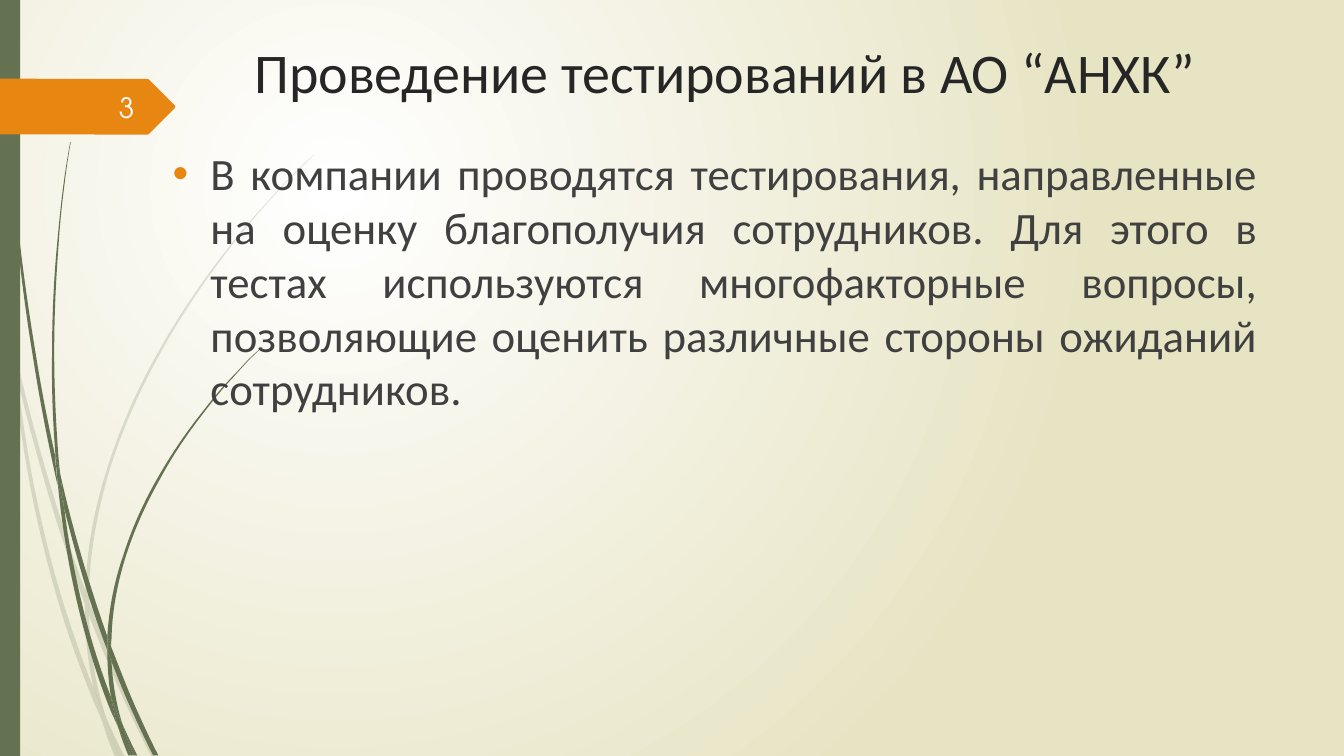
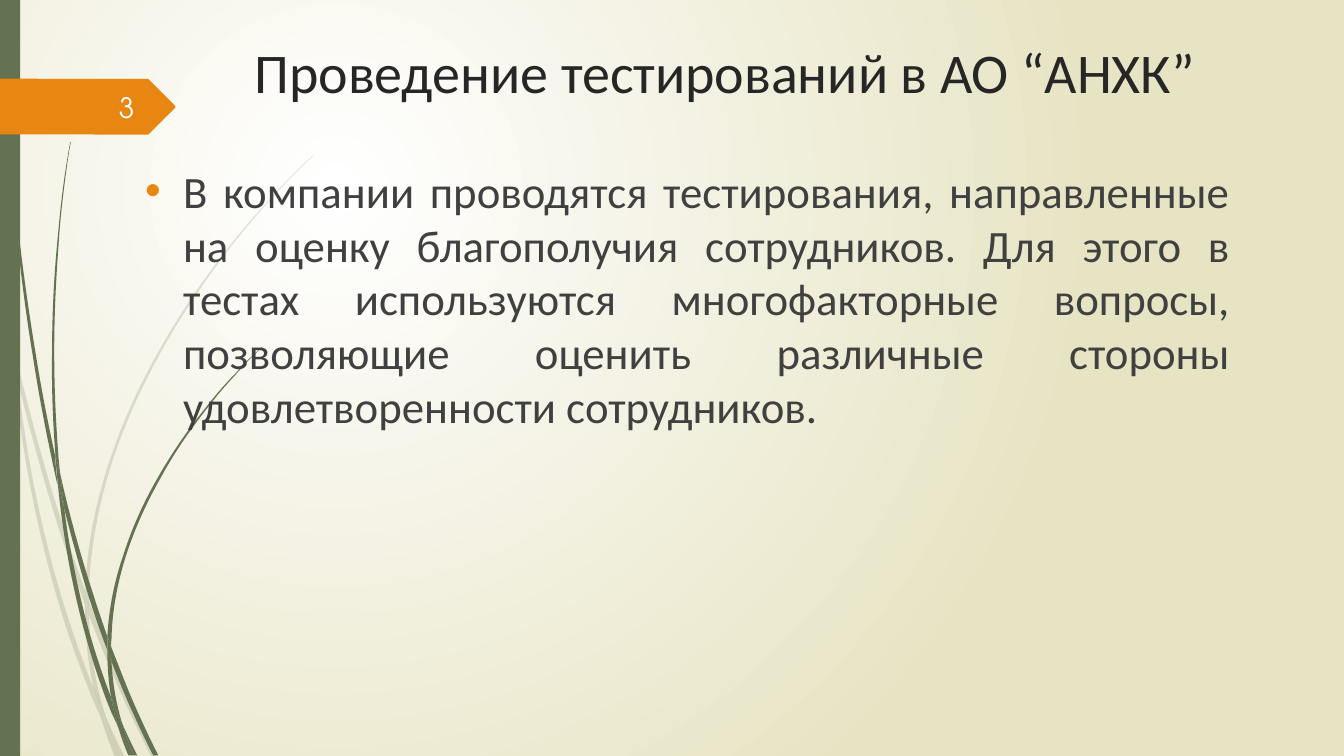
Before and after one commit to Csar9000/Quality-of-life-assessment-system, a slide deck: slide 3 of Документы/Презентация ВКР.pptx. Drawn at 1344x756 pixels with LibreOffice and Linux fonts; fonts in the diff are those of the drawing. Boxes give left, top, right and bottom in pixels: in the first picture for what was removed or moved away, otherwise in the second. Text is boxed around its words. In the diff, an @@ line names an element or a change of style, - is before the commit and + after.

```diff
--- a/Документы/Презентация ВКР.pptx
+++ b/Документы/Презентация ВКР.pptx
@@ text at [183, 179, 1229, 435]: text changed @@
-• В компании проводятся тестирования, направленные на оценку благополучия сотрудников. Для этого в тестах используются многофакторные вопросы, позволяющие оценить различные стороны ожиданий сотрудников.
+• В компании проводятся тестирования, направленные на оценку благополучия сотрудников. Для этого в тестах используются многофакторные вопросы, позволяющие оценить различные стороны удовлетворенности сотрудников.
```
Also in this commit, not shown: 4 other slides changed, 2 other files.
